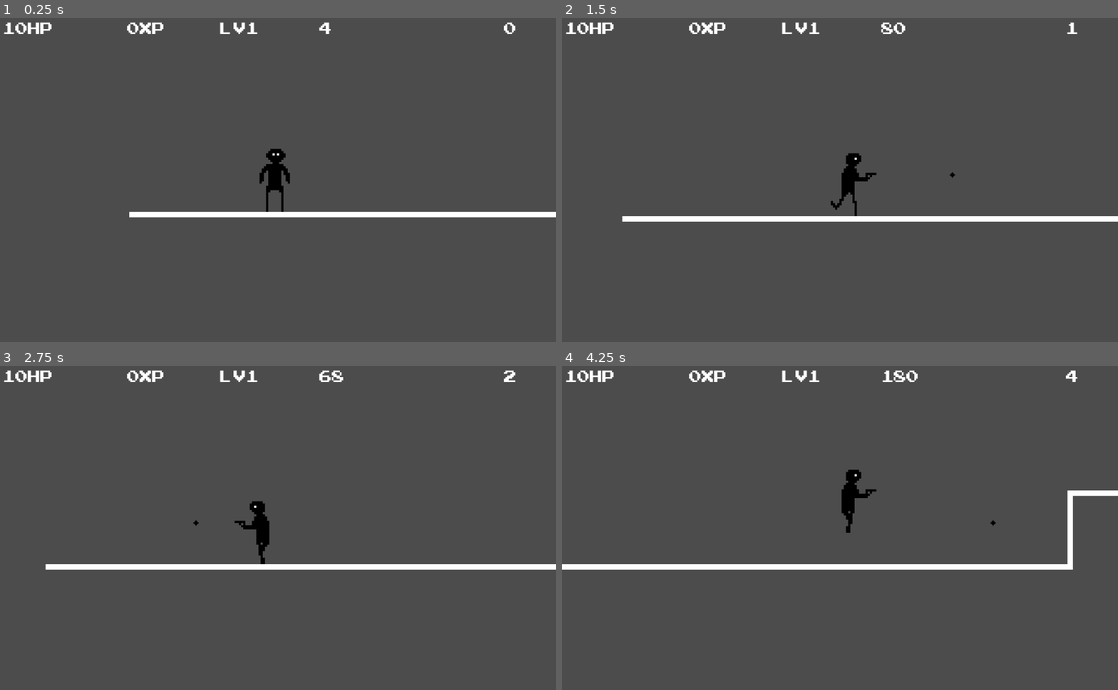
Above: before the commit, frames 1-4 (two rows, left to right).
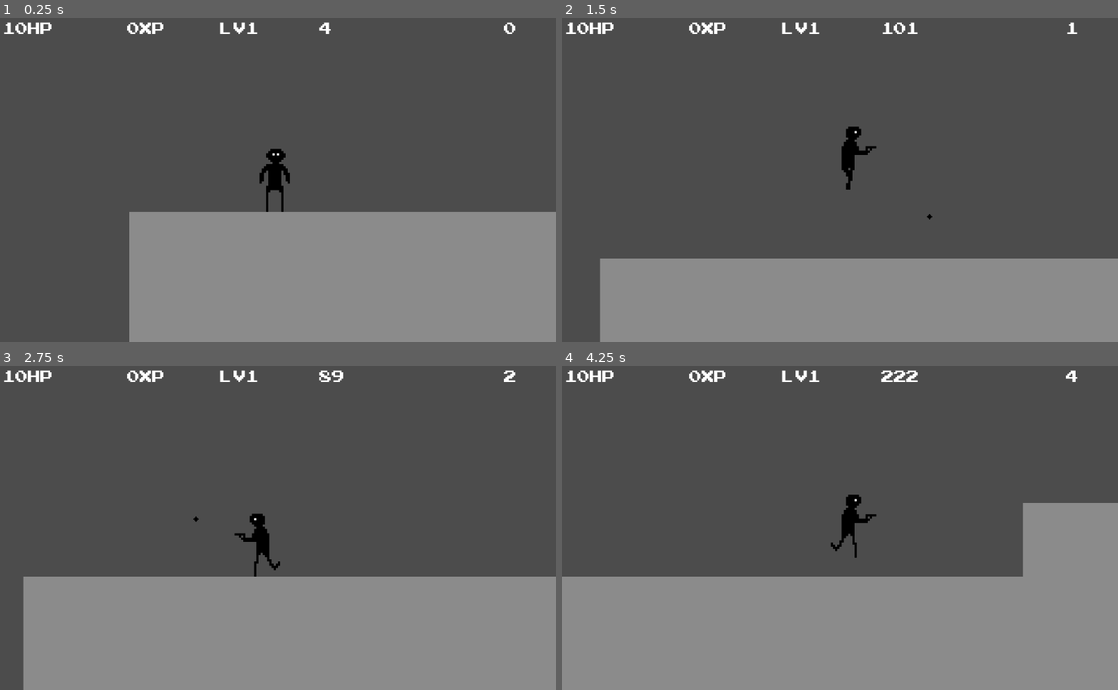
Above: after the commit, the same moments.

Repository: Denhonator/RandomPlatformer
Game: Godot game, scene res://2D.tscn
Two runs of this game, one before a commit and one after it. Both use one fixed random seed, a clock stepped at 60 frames per second and the inputs below.
Inputs:
- Up to frame 1 (0.25 s): no input
- Up to frame 2 (1.5 s): tap Enter at 0.5 s; hold Right (right) from 0.53 s (still down); tap X (attack) at 0.6 s; tap Z (jump) at 0.77, 1.07 s; tap Shift (roll, bound only after the commit) at 0.8, 1.35 s
- Up to frame 3 (2.75 s): tap Z (jump) at 1.52, 1.55, 1.82, 2.1 s; release Right (right) at 2.03 s; hold Left (left) from 2.03 s (still down); tap X (attack) at 2.3 s
- Up to frame 4 (4.25 s): release Left (left) at 2.78 s; hold Right (right) from 2.78 s (still down); tap X (attack) at 2.85 s; tap Z (jump) at 3.02, 3.32, 3.77, 3.8, 4.07 s; tap Shift (roll, bound only after the commit) at 3.05, 3.6 s

The runs differ from the first frame. In frame 1, 31% of the frame differs, in the area x 23-100%, y 59-100%; in frame 2, 26%; in frame 3, 36%; in frame 4, 41%, in the area x 0-100%, y 1-100%.

Commit message:
Shot range, rolling, thick level

Diff:
--- a/2D.tscn
+++ b/2D.tscn
@@ -1,155 +1,106 @@
 [gd_scene load_steps=11 format=2]
 
 [ext_resource path="res://2D.gd" type="Script" id=1]
-[ext_resource path="res://GUI.gd" type="Script" id=2]
-[ext_resource path="res://ARCADECLASSIC.TTF" type="DynamicFontData" id=3]
+[ext_resource path="res://StaticBody2D.gd" type="Script" id=2]
+[ext_resource path="res://goal.png" type="Texture" id=3]
 [ext_resource path="res://PistolGuy.gd" type="Script" id=4]
 [ext_resource path="res://character.png" type="Texture" id=5]
-[ext_resource path="res://StaticBody2D.gd" type="Script" id=6]
-[ext_resource path="res://goal.png" type="Texture" id=7]
+[ext_resource path="res://GUI.gd" type="Script" id=6]
+[ext_resource path="res://ARCADECLASSIC.TTF" type="DynamicFontData" id=7]
+
+[sub_resource type="RectangleShape2D" id=3]
+
+custom_solver_bias = 0.0
+extents = Vector2( 15.3591, 31.6588 )
+
+[sub_resource type="RectangleShape2D" id=2]
+
+custom_solver_bias = 0.0
+extents = Vector2( 8, 29 )
 
 [sub_resource type="DynamicFont" id=1]
 
 size = 42
 use_mipmaps = false
 use_filter = false
-font_data = ExtResource( 3 )
+font_data = ExtResource( 7 )
 _sections_unfolded = [ "Extra Spacing", "Font", "Settings" ]
 
-[sub_resource type="RectangleShape2D" id=2]
-
-custom_solver_bias = 0.0
-extents = Vector2( 8, 29 )
-
-[sub_resource type="RectangleShape2D" id=3]
-
-custom_solver_bias = 0.0
-extents = Vector2( 15.3591, 31.6588 )
-
-[node name="Main" type="Node" index="0"]
+[node name="Main" type="Node"]
 
 script = ExtResource( 1 )
 
-[node name="GUI" type="CanvasLayer" parent="." index="0"]
-
-layer = 1
+[node name="Projectiles" type="Node2D" parent="." index="0"]
+
+[node name="Level" type="Node2D" parent="." index="1"]
+
+position = Vector2( -128.99, 263.293 )
+_sections_unfolded = [ "Transform" ]
+
+[node name="Platform" type="StaticBody2D" parent="Level" index="0"]
+
+input_pickable = false
+collision_layer = 1
+collision_mask = 1
+constant_linear_velocity = Vector2( 0, 0 )
+constant_angular_velocity = 0.0
+friction = 1.0
+bounce = 0.0
+script = ExtResource( 2 )
+_sections_unfolded = [ "Transform" ]
+
+[node name="VisibilityNotifier2D" type="VisibilityNotifier2D" parent="Level/Platform" index="0"]
+
+position = Vector2( 510.042, 3.12689 )
+rect = Rect2( -40, -40, 80, 80 )
+_sections_unfolded = [ "Transform" ]
+
+[node name="Area2D" type="Area2D" parent="Level/Platform/VisibilityNotifier2D" index="0"]
+
+editor/display_folded = true
+position = Vector2( -16.0009, -30.5184 )
+input_pickable = true
+gravity_vec = Vector2( 0, 1 )
+gravity = 98.0
+linear_damp = 0.1
+angular_damp = 1.0
+audio_bus_override = false
+audio_bus_name = "Master"
+_sections_unfolded = [ "Transform" ]
+
+[node name="CollisionShape2D" type="CollisionShape2D" parent="Level/Platform/VisibilityNotifier2D/Area2D" index="0"]
+
+shape = SubResource( 3 )
+_sections_unfolded = [ "Transform" ]
+
+[node name="Sprite" type="Sprite" parent="Level/Platform/VisibilityNotifier2D/Area2D" index="1"]
+
+texture = ExtResource( 3 )
+_sections_unfolded = [ "Transform" ]
+
+[node name="Polygon2D" type="Polygon2D" parent="Level/Platform" index="1"]
+
+polygon = PoolVector2Array( 0, 0, 510, 0, 510, 500, 0, 500 )
+uv = PoolVector2Array(  )
+color = Color( 0.546875, 0.546875, 0.546875, 1 )
+vertex_colors = PoolColorArray(  )
 offset = Vector2( 0, 0 )
-rotation = 0.0
-scale = Vector2( 1, 1 )
-transform = Transform2D( 1, 0, 0, 1, 0, 0 )
-script = ExtResource( 2 )
-
-[node name="HP" type="Label" parent="GUI" index="0"]
-
-anchor_left = 0.0
-anchor_top = 0.0
-anchor_right = 0.0
-anchor_bottom = 0.0
-margin_left = 5.0
-margin_right = 51.0
-margin_bottom = 44.0
-rect_pivot_offset = Vector2( 0, 0 )
-rect_clip_content = false
-mouse_filter = 2
-mouse_default_cursor_shape = 0
-size_flags_horizontal = 1
-size_flags_vertical = 4
-custom_fonts/font = SubResource( 1 )
-text = "10HP"
-percent_visible = 1.0
-lines_skipped = 0
-max_lines_visible = -1
-_sections_unfolded = [ "Rect", "custom_fonts" ]
-
-[node name="XP" type="Label" parent="GUI" index="1"]
-
-anchor_left = 0.0
-anchor_top = 0.0
-anchor_right = 0.0
-anchor_bottom = 0.0
-margin_left = 234.0
-margin_right = 280.0
-margin_bottom = 44.0
-rect_pivot_offset = Vector2( 0, 0 )
-rect_clip_content = false
-mouse_filter = 2
-mouse_default_cursor_shape = 0
-size_flags_horizontal = 1
-size_flags_vertical = 4
-custom_fonts/font = SubResource( 1 )
-text = "0XP"
-percent_visible = 1.0
-lines_skipped = 0
-max_lines_visible = -1
-_sections_unfolded = [ "Rect", "custom_fonts" ]
-
-[node name="Level" type="Label" parent="GUI" index="2"]
-
-anchor_left = 0.0
-anchor_top = 0.0
-anchor_right = 0.0
-anchor_bottom = 0.0
-margin_left = 407.0
-margin_right = 591.0
-margin_bottom = 44.0
-rect_pivot_offset = Vector2( 0, 0 )
-rect_clip_content = false
-mouse_filter = 2
-mouse_default_cursor_shape = 0
-size_flags_horizontal = 1
-size_flags_vertical = 4
-custom_fonts/font = SubResource( 1 )
-text = "LV1"
-percent_visible = 1.0
-lines_skipped = 0
-max_lines_visible = -1
-_sections_unfolded = [ "Rect", "custom_fonts" ]
-
-[node name="Distance" type="Label" parent="GUI" index="3"]
-
-anchor_left = 0.0
-anchor_top = 0.0
-anchor_right = 0.0
-anchor_bottom = 0.0
-margin_left = 588.0
-margin_right = 772.0
-margin_bottom = 44.0
-rect_pivot_offset = Vector2( 0, 0 )
-rect_clip_content = false
-mouse_filter = 2
-mouse_default_cursor_shape = 0
-size_flags_horizontal = 1
-size_flags_vertical = 4
-custom_fonts/font = SubResource( 1 )
-text = "Distance"
-percent_visible = 1.0
-lines_skipped = 0
-max_lines_visible = -1
-_sections_unfolded = [ "Rect", "custom_fonts" ]
-
-[node name="Time" type="Label" parent="GUI" index="4"]
-
-anchor_left = 0.0
-anchor_top = 0.0
-anchor_right = 0.0
-anchor_bottom = 0.0
-margin_left = 928.0
-margin_right = 1020.0
-margin_bottom = 44.0
-rect_pivot_offset = Vector2( 0, 0 )
-rect_clip_content = false
-mouse_filter = 2
-mouse_default_cursor_shape = 0
-size_flags_horizontal = 1
-size_flags_vertical = 4
-custom_fonts/font = SubResource( 1 )
-text = "0"
-percent_visible = 1.0
-lines_skipped = 0
-max_lines_visible = -1
-_sections_unfolded = [ "Rect", "custom_fonts" ]
-
-[node name="Player" type="Node2D" parent="." index="1"]
+antialiased = false
+texture = null
+texture_offset = Vector2( 0, 0 )
+texture_scale = Vector2( 1, 1 )
+texture_rotation_degrees = 0.0
+invert_enable = false
+invert_border = 100.0
+_sections_unfolded = [ "Transform" ]
+
+[node name="CollisionPolygon2D" type="CollisionPolygon2D" parent="Level/Platform" index="2"]
+
+build_mode = 0
+polygon = PoolVector2Array( 0, 0, 510, 0, 510, 500, 0, 500 )
+_sections_unfolded = [ "Transform" ]
+
+[node name="Player" type="Node2D" parent="." index="2"]
 
 position = Vector2( 4.90564, 231.695 )
 _sections_unfolded = [ "Transform" ]
@@ -169,6 +120,7 @@
 damage = 1.0
 health = 10
 shotCooldown = 0.4
+shotRange = 150.0
 
 [node name="CollisionShape2D" type="CollisionShape2D" parent="Player/Body" index="0"]
 
@@ -180,7 +132,8 @@
 
 scale = Vector2( 2, 2 )
 texture = ExtResource( 5 )
-hframes = 7
+hframes = 10
+frame = 6
 _sections_unfolded = [ "Animation", "Material", "Offset", "Visibility" ]
 
 [node name="Camera2D" type="Camera2D" parent="Player/Body" index="2"]
@@ -241,75 +194,124 @@
 position = Vector2( -22.0813, -25.1774 )
 _sections_unfolded = [ "Transform" ]
 
-[node name="Level" type="Node2D" parent="." index="2"]
-
-position = Vector2( -128.99, 263.293 )
-_sections_unfolded = [ "Transform" ]
-
-[node name="Platform" type="StaticBody2D" parent="Level" index="0"]
-
-input_pickable = false
-collision_layer = 1
-collision_mask = 1
-constant_linear_velocity = Vector2( 0, 0 )
-constant_angular_velocity = 0.0
-friction = 1.0
-bounce = 0.0
+[node name="GUI" type="CanvasLayer" parent="." index="3"]
+
+layer = 1
+offset = Vector2( 0, 0 )
+rotation = 0.0
+scale = Vector2( 1, 1 )
+transform = Transform2D( 1, 0, 0, 1, 0, 0 )
 script = ExtResource( 6 )
-_sections_unfolded = [ "Transform" ]
-
-[node name="Polygon2D" type="Polygon2D" parent="Level/Platform" index="0"]
-
-polygon = PoolVector2Array( 0, 0, 510, 0, 510, 5, 0, 5 )
-uv = PoolVector2Array(  )
-color = Color( 1, 1, 1, 1 )
-vertex_colors = PoolColorArray(  )
-offset = Vector2( 0, 0 )
-antialiased = false
-texture = null
-texture_offset = Vector2( 0, 0 )
-texture_scale = Vector2( 1, 1 )
-texture_rotation_degrees = 0.0
-invert_enable = false
-invert_border = 100.0
-_sections_unfolded = [ "Transform" ]
-
-[node name="CollisionPolygon2D" type="CollisionPolygon2D" parent="Level/Platform" index="1"]
-
-build_mode = 0
-polygon = PoolVector2Array( 0, 0, 510, 0, 510, 5, 0, 5 )
-_sections_unfolded = [ "Transform" ]
-
-[node name="VisibilityNotifier2D" type="VisibilityNotifier2D" parent="Level/Platform" index="2"]
-
-position = Vector2( 510.042, 3.12689 )
-rect = Rect2( -40, -40, 80, 80 )
-_sections_unfolded = [ "Transform" ]
-
-[node name="Area2D" type="Area2D" parent="Level/Platform/VisibilityNotifier2D" index="0"]
-
-editor/display_folded = true
-position = Vector2( -16.0009, -35.0255 )
-input_pickable = true
-gravity_vec = Vector2( 0, 1 )
-gravity = 98.0
-linear_damp = 0.1
-angular_damp = 1.0
-audio_bus_override = false
-audio_bus_name = "Master"
-_sections_unfolded = [ "Transform" ]
-
-[node name="CollisionShape2D" type="CollisionShape2D" parent="Level/Platform/VisibilityNotifier2D/Area2D" index="0"]
-
-shape = SubResource( 3 )
-_sections_unfolded = [ "Transform" ]
-
-[node name="Sprite" type="Sprite" parent="Level/Platform/VisibilityNotifier2D/Area2D" index="1"]
-
-texture = ExtResource( 7 )
-_sections_unfolded = [ "Transform" ]
-
-[node name="Projectiles" type="Node2D" parent="." index="3"]
+
+[node name="HP" type="Label" parent="GUI" index="0"]
+
+anchor_left = 0.0
+anchor_top = 0.0
+anchor_right = 0.0
+anchor_bottom = 0.0
+margin_left = 5.0
+margin_right = 51.0
+margin_bottom = 44.0
+rect_pivot_offset = Vector2( 0, 0 )
+rect_clip_content = false
+mouse_filter = 2
+mouse_default_cursor_shape = 0
+size_flags_horizontal = 1
+size_flags_vertical = 4
+custom_fonts/font = SubResource( 1 )
+text = "10HP"
+percent_visible = 1.0
+lines_skipped = 0
+max_lines_visible = -1
+_sections_unfolded = [ "Rect", "custom_fonts" ]
+
+[node name="XP" type="Label" parent="GUI" index="1"]
+
+anchor_left = 0.0
+anchor_top = 0.0
+anchor_right = 0.0
+anchor_bottom = 0.0
+margin_left = 234.0
+margin_right = 280.0
+margin_bottom = 44.0
+rect_pivot_offset = Vector2( 0, 0 )
+rect_clip_content = false
+mouse_filter = 2
+mouse_default_cursor_shape = 0
+size_flags_horizontal = 1
+size_flags_vertical = 4
+custom_fonts/font = SubResource( 1 )
+text = "0XP"
+percent_visible = 1.0
+lines_skipped = 0
+max_lines_visible = -1
+_sections_unfolded = [ "Rect", "custom_fonts" ]
+
+[node name="Level" type="Label" parent="GUI" index="2"]
+
+anchor_left = 0.0
+anchor_top = 0.0
+anchor_right = 0.0
+anchor_bottom = 0.0
+margin_left = 407.0
+margin_right = 591.0
+margin_bottom = 44.0
+rect_pivot_offset = Vector2( 0, 0 )
+rect_clip_content = false
+mouse_filter = 2
+mouse_default_cursor_shape = 0
+size_flags_horizontal = 1
+size_flags_vertical = 4
+custom_fonts/font = SubResource( 1 )
+text = "LV1"
+percent_visible = 1.0
+lines_skipped = 0
+max_lines_visible = -1
+_sections_unfolded = [ "Rect", "custom_fonts" ]
+
+[node name="Distance" type="Label" parent="GUI" index="3"]
+
+anchor_left = 0.0
+anchor_top = 0.0
+anchor_right = 0.0
+anchor_bottom = 0.0
+margin_left = 588.0
+margin_right = 772.0
+margin_bottom = 44.0
+rect_pivot_offset = Vector2( 0, 0 )
+rect_clip_content = false
+mouse_filter = 2
+mouse_default_cursor_shape = 0
+size_flags_horizontal = 1
+size_flags_vertical = 4
+custom_fonts/font = SubResource( 1 )
+text = "Distance"
+percent_visible = 1.0
+lines_skipped = 0
+max_lines_visible = -1
+_sections_unfolded = [ "Rect", "custom_fonts" ]
+
+[node name="Time" type="Label" parent="GUI" index="4"]
+
+anchor_left = 0.0
+anchor_top = 0.0
+anchor_right = 0.0
+anchor_bottom = 0.0
+margin_left = 928.0
+margin_right = 1020.0
+margin_bottom = 44.0
+rect_pivot_offset = Vector2( 0, 0 )
+rect_clip_content = false
+mouse_filter = 2
+mouse_default_cursor_shape = 0
+size_flags_horizontal = 1
+size_flags_vertical = 4
+custom_fonts/font = SubResource( 1 )
+text = "0"
+percent_visible = 1.0
+lines_skipped = 0
+max_lines_visible = -1
+_sections_unfolded = [ "Rect", "custom_fonts" ]
 
 [connection signal="screen_entered" from="Level/Platform/VisibilityNotifier2D" to="Level/Platform" method="_on_VisibilityNotifier2D_screen_entered"]
 
--- a/Enemy.tscn
+++ b/Enemy.tscn
@@ -8,7 +8,7 @@
 custom_solver_bias = 0.0
 extents = Vector2( 8, 29 )
 
-[node name="Enemy" type="KinematicBody2D"]
+[node name="Enemy" type="KinematicBody2D" index="0"]
 
 input_pickable = false
 collision_layer = 2
@@ -22,11 +22,12 @@
 damage = 1.0
 health = 5
 shotCooldown = 1.5
+shotRange = 150.0
 
 [node name="CollisionShape2D" type="CollisionShape2D" parent="." index="0"]
 
-position = Vector2( 0, 10 )
-scale = Vector2( 1, 0.76 )
+position = Vector2( 0, 23 )
+scale = Vector2( 1, 0.3 )
 shape = SubResource( 1 )
 _sections_unfolded = [ "Transform" ]
 
@@ -34,8 +35,8 @@
 
 scale = Vector2( 2, 2 )
 texture = ExtResource( 2 )
-hframes = 7
-frame = 6
+hframes = 10
+frame = 5
 _sections_unfolded = [ "Animation", "Offset", "Transform" ]
 
 [node name="Rays" type="Node2D" parent="." index="2"]
@@ -66,7 +67,7 @@
 
 [node name="leftUp" type="RayCast2D" parent="Rays" index="3"]
 
-position = Vector2( -33.6767, -35.885 )
+position = Vector2( -25.2115, -28.708 )
 enabled = false
 exclude_parent = true
 cast_to = Vector2( -50, -50 )
@@ -74,7 +75,7 @@
 
 [node name="leftDown" type="RayCast2D" parent="Rays" index="4"]
 
-position = Vector2( -38.9196, 30.7414 )
+position = Vector2( -46.4647, 37.5503 )
 enabled = false
 exclude_parent = true
 cast_to = Vector2( -50, 50 )
@@ -82,7 +83,7 @@
 
 [node name="rightDown" type="RayCast2D" parent="Rays" index="5"]
 
-position = Vector2( 40.6117, 31.2397 )
+position = Vector2( 45.9485, 37.1285 )
 enabled = false
 exclude_parent = true
 cast_to = Vector2( 50, 50 )
@@ -90,7 +91,7 @@
 
 [node name="rightUp" type="RayCast2D" parent="Rays" index="6"]
 
-position = Vector2( 34.7809, -35.517 )
+position = Vector2( 25.2116, -28.8921 )
 enabled = false
 exclude_parent = false
 cast_to = Vector2( 50, -50 )
--- a/PistolGuy.gd
+++ b/PistolGuy.gd
@@ -18,13 +18,16 @@
 var hitCounter =	5
 var maxProj =		5
 var projs =			0
+var rollDur =		0.5
+var rollCooldown =	0.5
+var rollCounter =	0
 var jumpReserve
 var sprite
 var projectileParent
 var projectile
 var shotSpawn = []
 var shotCounter
-var action = {"left":false,"right":false,"up":false,"down":false,"jump":false,"attack":false}
+var action = {"left":false,"right":false,"up":false,"down":false,"jump":false,"attack":false,"roll":false}
 var rays = {}
 var col
 var gui
@@ -36,6 +39,7 @@
 export(float) var damage
 export(int) var health
 export(float) var shotCooldown
+export(float) var shotRange
 
 enum Ani{
 	IDLE = 0
@@ -45,6 +49,9 @@
 	RUN2 = 4
 	UP   = 5
 	DOWN = 6
+	ROLL1= 7
+	ROLL2= 8
+	ROLL3= 9
 	}
 
 func _ready():
@@ -78,7 +85,7 @@
 	else:
 		maxSpeed += randi()%11-5
 	for i in range(power):
-		var r = randi()%4
+		var r = randi()%5
 		if r==0:
 			shotSpeed+=2
 		elif r==1:
@@ -87,6 +94,8 @@
 			health+=2
 		elif r==3:
 			shotCooldown=max(0.1,shotCooldown-0.1)
+		elif r==4:
+			shotRange+=50
 
 func GetInput():
 	if not AI:
@@ -113,7 +122,7 @@
 			visible = int(hitCounter*10)%2==0
 		else:
 			visible = true
-	if hitCounter>stunDur:
+	if hitCounter>stunDur and rollCounter<=0:
 		GetInput()
 		if action["left"]:
 			vel.x = -maxSpeed
@@ -129,14 +138,7 @@
 		else:
 			shootDir = 0
 
-	if sprite.frame==Ani.DOWN or sprite.frame==Ani.DUCK:
-		col.position.y = 10
-		col.scale.y = 0.76
-	else:
-		col.position.y = 3
-		col.scale.y = 1
-
-	if shootDir and is_on_floor():
+	if shootDir and is_on_floor() and rollCounter<=0:
 		ms = 0
 	else:
 		ms = maxms
@@ -151,6 +153,12 @@
 	else:
 		jumpReserve = maxJumpReserve
 
+	if action["roll"] and rollCounter<=-rollCooldown:
+		rollCounter=rollDur
+		vel.x = -maxSpeed*1.5 if sprite.flip_h else maxSpeed*1.5
+	elif rollCounter>=-rollCooldown:
+		rollCounter-=delta
+
 	if not is_on_floor():
 		vel.y = min(vel.y+10, 4*50)
 		airCounter+=delta
@@ -176,8 +184,18 @@
 		lookdir = 1
 	RunAni(lookdir,delta)
 
+	if sprite.frame==Ani.DOWN or sprite.frame==Ani.DUCK:
+		col.position.y = 10
+		col.scale.y = 0.76
+	elif rollCounter>0:
+		col.position.y = 23
+		col.scale.y = 0.3
+	else:
+		col.position.y = 3
+		col.scale.y = 1
+
 func Shoot():
-	if projs>=maxProj:
+	if projs>=maxProj or hitCounter<stunDur:
 		return
 	shotCounter = 0
 	shotAni = 0.6
@@ -190,6 +208,7 @@
 		shot.vel.x = -shot.vel.x
 	shot.scale *= damage
 	shot.damage = damage
+	shot.shotRange = shotRange
 	shot.AI = AI
 	shot.shooter = weakref(self)
 	if AI:
@@ -222,6 +241,15 @@
 		sprite.flip_h = x<0
 	if not maxSpeed:
 		x = 0
+	if rollCounter > 0:
+		var third = rollDur/3
+		if rollCounter>2*third:
+			sprite.frame = Ani.ROLL1
+		elif rollCounter>third:
+			sprite.frame = Ani.ROLL2
+		else:
+			sprite.frame = Ani.ROLL3
+		return
 	if shootDir == -1:
 		if shotAni or x:
 			sprite.frame = Ani.UP
--- a/Projectile.gd
+++ b/Projectile.gd
@@ -3,10 +3,11 @@
 var area
 var vel = Vector2(0,0)
 var damage = 0
-var life = 0.5
+var life = 1
 var AI = false
 var onScreen = false
 var shooter = null
+var shotRange
 
 func _ready():
 	area = get_child(0)
@@ -16,9 +17,9 @@
 	if not onScreen:
 		life-=delta
 		if life<=0:
-			if shooter.get_ref():
-				shooter.get_ref().projs-=1
-			queue_free()
+			Destroy()
+	if abs(area.position.x)>=shotRange:
+		Destroy()
 
 func _on_area_entered(area):
 	pass
@@ -29,6 +30,9 @@
 			body.GetHit(self)
 		else:
 			return
+	Destroy()
+
+func Destroy():
 	if shooter.get_ref():
 		shooter.get_ref().projs-=1
 	queue_free()
--- a/Projectile.tscn
+++ b/Projectile.tscn
@@ -25,7 +25,7 @@
 [node name="CollisionShape2D" type="CollisionPolygon2D" parent="Area" index="0"]
 
 build_mode = 0
-polygon = PoolVector2Array( 0.509122, -2.5034, 0.509122, -1. …(201 unchanged characters)… .49378, 1.4967, -1.49378, 0.506306, -2.48861, 0.50475, -2.48861, -0.515314, -1.50017, -0.509647, -1.50017, -1.51282, -0.510942, -1.51456, -0.510942, -2.5034 )
+polygon = PoolVector2Array( 0.509122, -2.5034, 0.509122, -1. …(201 unchanged characters)… .49378, 1.4967, -1.49378, 0.506306, -2.49903, 0.504745, -2.49903, -0.504909, -1.50017, -0.509647, -1.50017, -1.51282, -0.510942, -1.51456, -0.510942, -2.5034 )
 _sections_unfolded = [ "Transform" ]
 
 [node name="Sprite" type="Sprite" parent="Area" index="1"]
--- a/StaticBody2D.gd
+++ b/StaticBody2D.gd
@@ -26,8 +26,8 @@
 	noti.position = original[1]
 
 func ContinuePlatform(i):
-	var index = vis.polygon.size()/2
-	var prev = vis.polygon[index-1]
+	var index = vis.polygon.size()-3
+	var prev = vis.polygon[index]
 	if prev.x>=goal:
 		return
 	var pol = vis.polygon
@@ -36,20 +36,16 @@
 	if randi()%100>20:
 		dir = -dir
 
-	if dir<0:
-		pol.insert(index,Vector2(prev.x,prev.y+dir))
-		pol.insert(index+1,Vector2(prev.x+length,prev.y+dir))
-		pol.insert(index+2,Vector2(prev.x+length,prev.y+dir+5))
-		pol.insert(index+3,Vector2(prev.x+5,prev.y+dir+5))
-		pol[index+4].x+=5
-	else:
-		pol[index-1].x+=5
-		pol.insert(index,Vector2(prev.x+5,prev.y+dir))
-		pol.insert(index+1,Vector2(prev.x+length,prev.y+dir))
-		pol.insert(index+2,Vector2(prev.x+length,prev.y+dir+5))
-		pol.insert(index+3,Vector2(prev.x,prev.y+dir+5))
+	if dir<0:	#up
+		pol.insert(index+1,Vector2(prev.x,prev.y+dir))
+		pol.insert(index+2,Vector2(prev.x+length,prev.y+dir))
+	else:		#down
+		pol[index].x+=5
+		pol.insert(index+1,Vector2(prev.x+5,prev.y+dir))
+		pol.insert(index+2,Vector2(prev.x+length,prev.y+dir))
+	pol[pol.size()-2].x+=length
 
-	noti.position = pol[index+1]
+	noti.position = pol[index+2]
 
 	if pol.size()>80:
 		pol.remove(pol.size()-1)
@@ -75,5 +71,5 @@
 	ecount+=1
 
 func _on_VisibilityNotifier2D_screen_entered():
-	for i in range(10):
+	for i in range(5):
 		ContinuePlatform(i)
--- a/project.godot
+++ b/project.godot
@@ -33,6 +33,8 @@
  ]
 attack=[ Object(InputEventKey,"resource_local_to_scene":false,"resource_name":"","device":0,"alt":false,"shift":false,"control":false,"meta":false,"command":false,"pressed":false,"scancode":88,"unicode":0,"echo":false,"script":null)
  ]
+roll=[ Object(InputEventKey,"resource_local_to_scene":false,"resource_name":"","device":0,"alt":false,"shift":false,"control":false,"meta":false,"command":false,"pressed":false,"scancode":16777237,"unicode":0,"echo":false,"script":null)
+ ]
 
 [rendering]
 
Binary file changed: character.png
